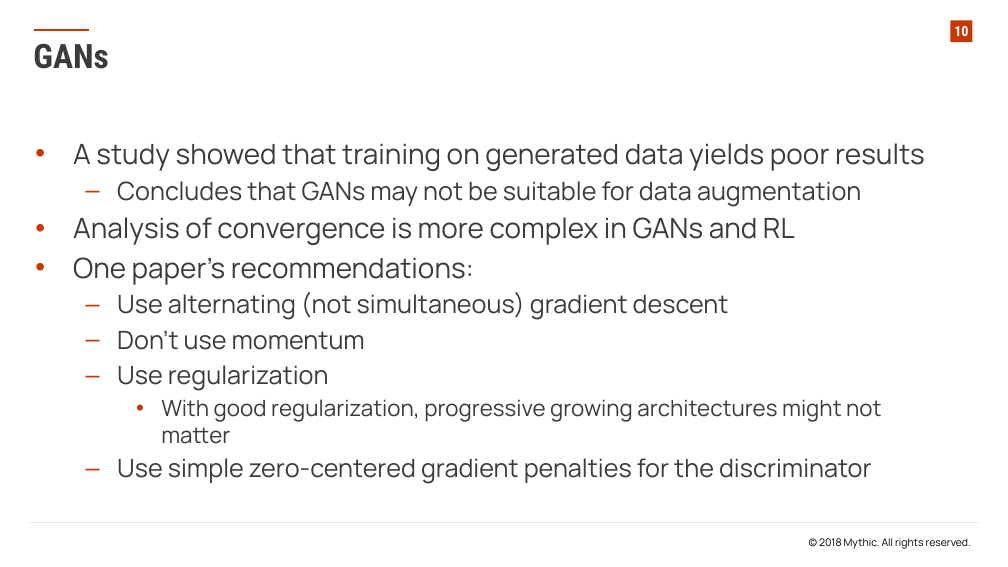
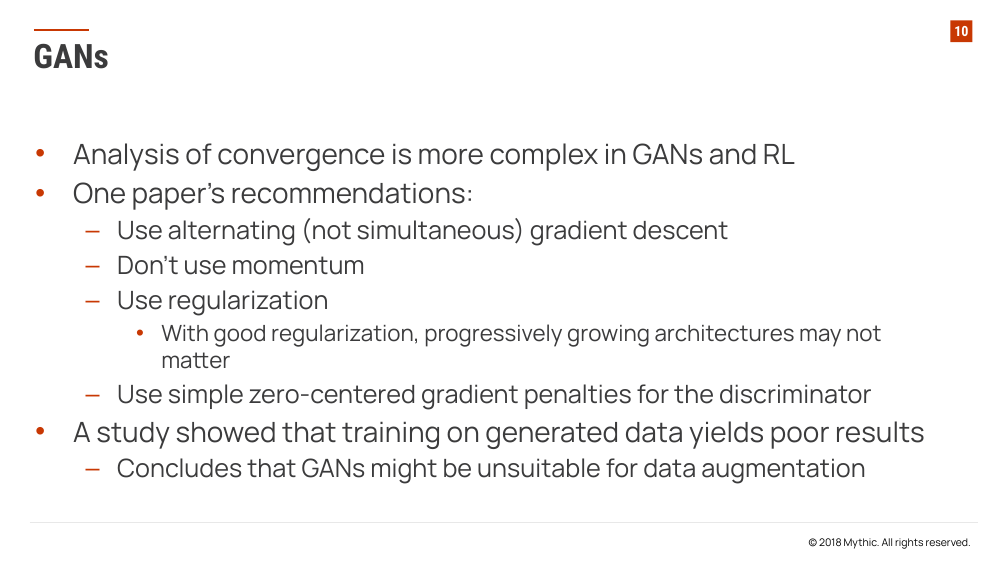
Before and after one commit to EbTech/ICML-2018, a slide deck: slide 10 of ICML 2018 Presentation.pptx. Drawn at 1008x567 pixels with LibreOffice and Linux fonts; fonts in the diff are those of the drawing; background and template pictures are left out. Boxes give left, top, right and bottom in pixels: in the first picture for what was removed or moved away, otherwise in the second. Text is boxed around its words. In the diff, an @@ line names an element or a change of style, - is before the commit and + after.

Commit message:
minor presentation fixes

```diff
--- a/ICML 2018 Presentation.pptx
+++ b/ICML 2018 Presentation.pptx
@@ text at (x1=73, y1=143, x2=925, y2=206): paragraphs removed @@
-• A study showed that training on generated data yields poor results
-  – Concludes that GANs may not be suitable for data augmentation
@@ text at (x1=161, y1=324, x2=881, y2=369): text changed @@
-    • With good regularization, progressive growing architectures might not matter
+    • With good regularization, progressively growing architectures may not matter
@@ text at (x1=73, y1=421, x2=925, y2=484): paragraphs added @@
+• A study showed that training on generated data yields poor results
+  – Concludes that GANs might be unsuitable for data augmentation
```
Also in this commit, not shown: 6 other slides changed.
